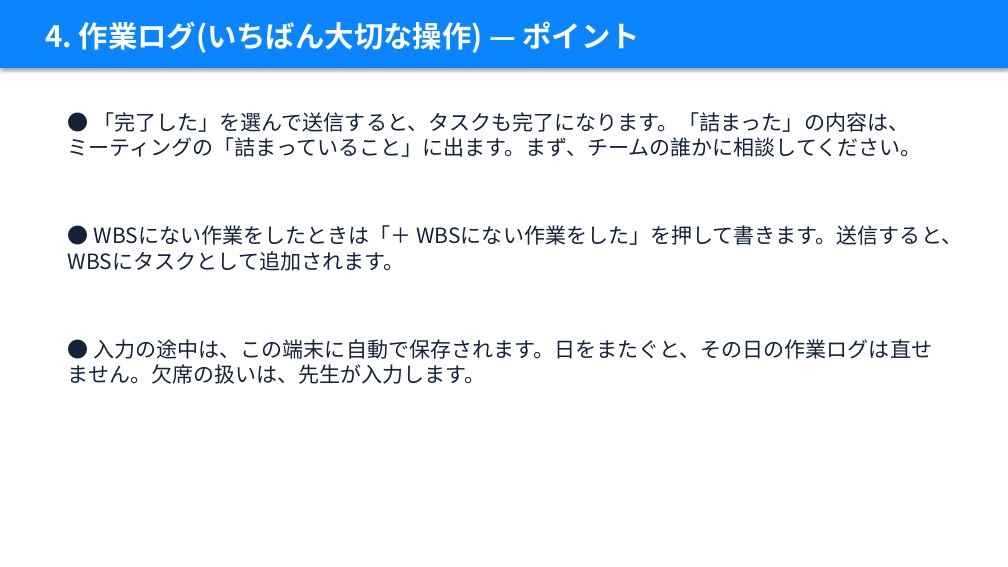
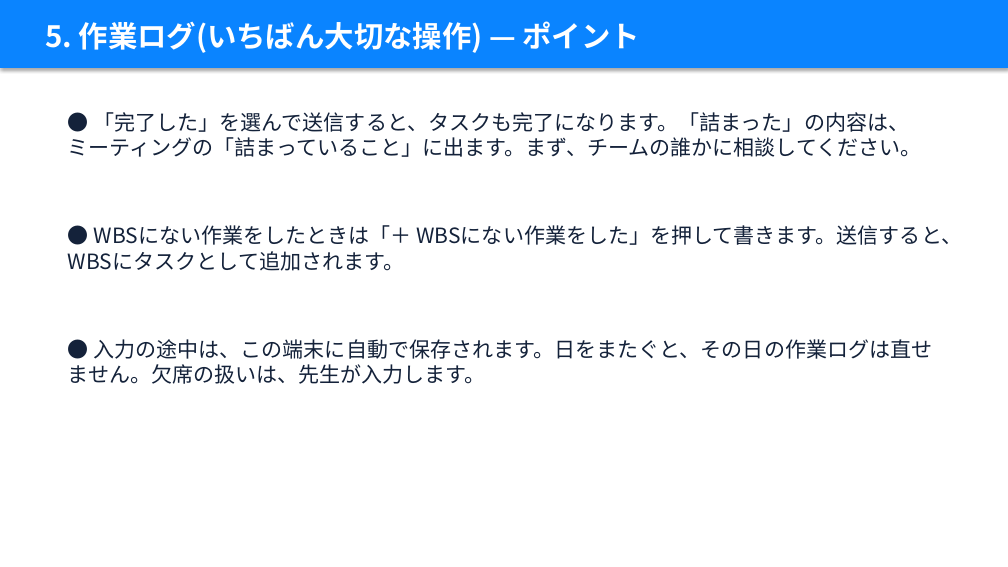
Before and after one commit to takky416-byte/sotsuken_pj_management, a slide deck: slide 17 of docs/manual/卒研PJ管理_説明資料_学生編.pptx (slide 13 before the commit). Drawn at 1008x567 pixels with LibreOffice and Linux fonts; fonts in the diff are those of the drawing. Boxes give left, top, right and bottom in pixels: in the first picture for what was removed or moved away, otherwise in the second. Text is boxed around its words. In the diff, an @@ line names an element or a change of style, - is before the commit and + after.

```diff
--- a/docs/manual/卒研PJ管理_説明資料_学生編.pptx
+++ b/docs/manual/卒研PJ管理_説明資料_学生編.pptx
@@ text at <box>45,21,640,53</box>: text changed @@
-4. 作業ログ(いちばん大切な操作) — ポイント
+5. 作業ログ(いちばん大切な操作) — ポイント
```
Also in this commit, not shown: 19 other slides changed, 7 slides added, 9 other files.
